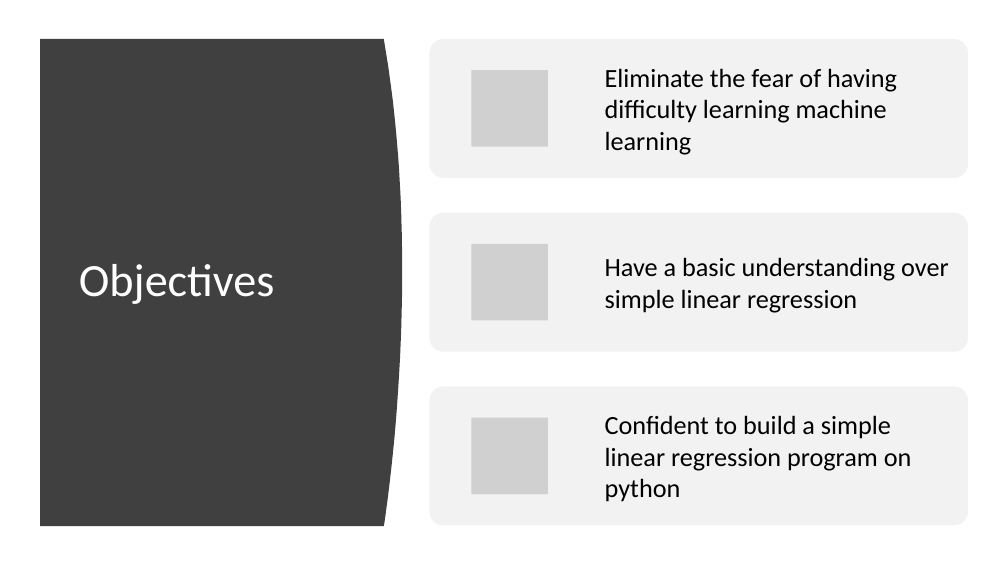
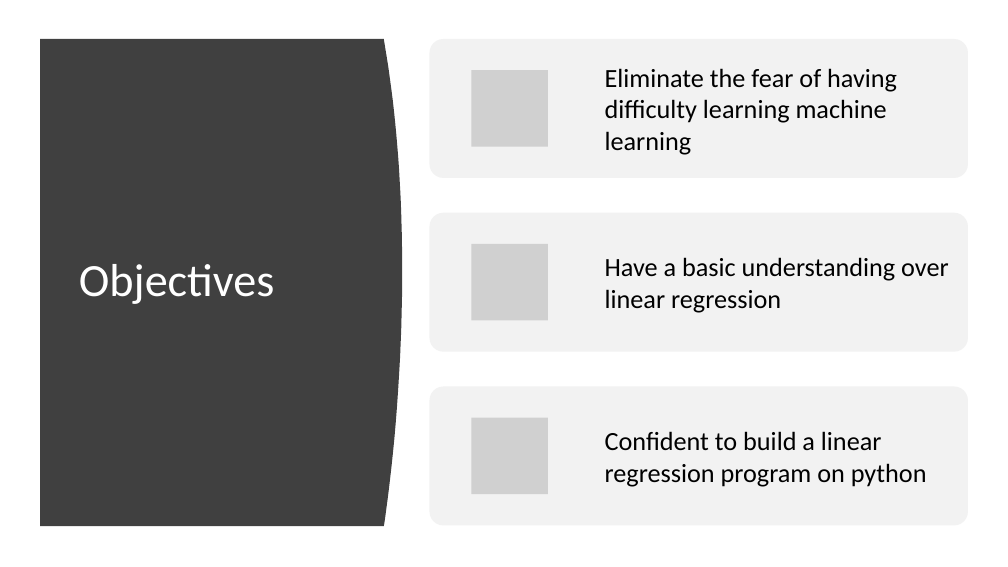
Before and after one commit to lekhasy/ML-presentation, a slide deck: slide 2 of presentation.pptx. Drawn at 1008x567 pixels with LibreOffice and Linux fonts; fonts in the diff are those of the drawing; grey boxes stand for pictures. Boxes give left, top, right and bottom in pixels: in the first picture for what was removed or moved away, otherwise in the second. Text is boxed around its words. In the diff, an @@ line names an element or a change of style, - is before the commit and + after.

Commit message:
Update presentation

```diff
--- a/presentation.pptx
+++ b/presentation.pptx
@@ text at (605, 257, 948, 313): text changed @@
-Have a basic understanding over simple linear regression
+Have a basic understanding over linear regression
@@ text at (605, 431, 927, 487): text changed @@
-Confident to build a simple linear regression program on python
+Confident to build a linear regression program on python
```
Also in this commit, not shown: 1 other slide changed, 4 slides added, 1 slide removed, 1 other file.
